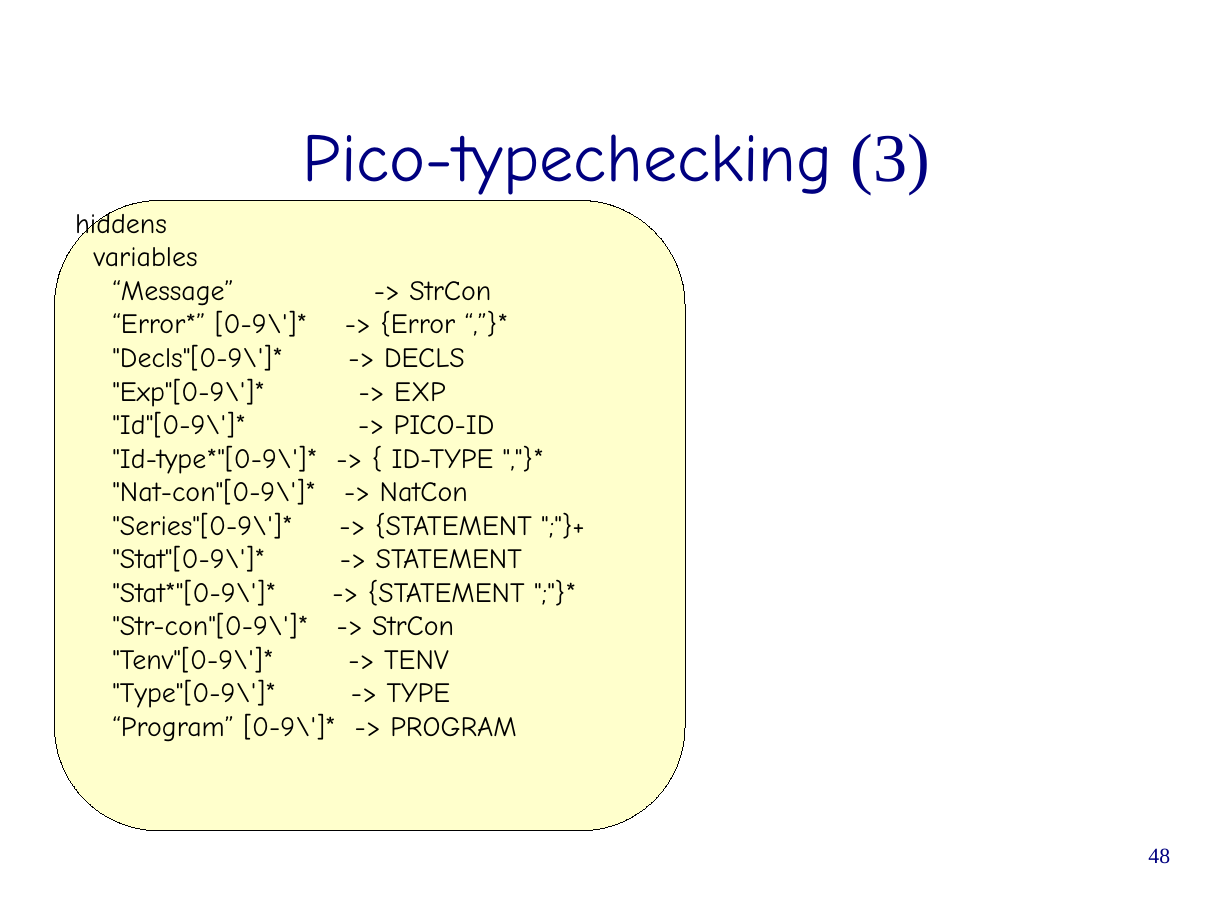
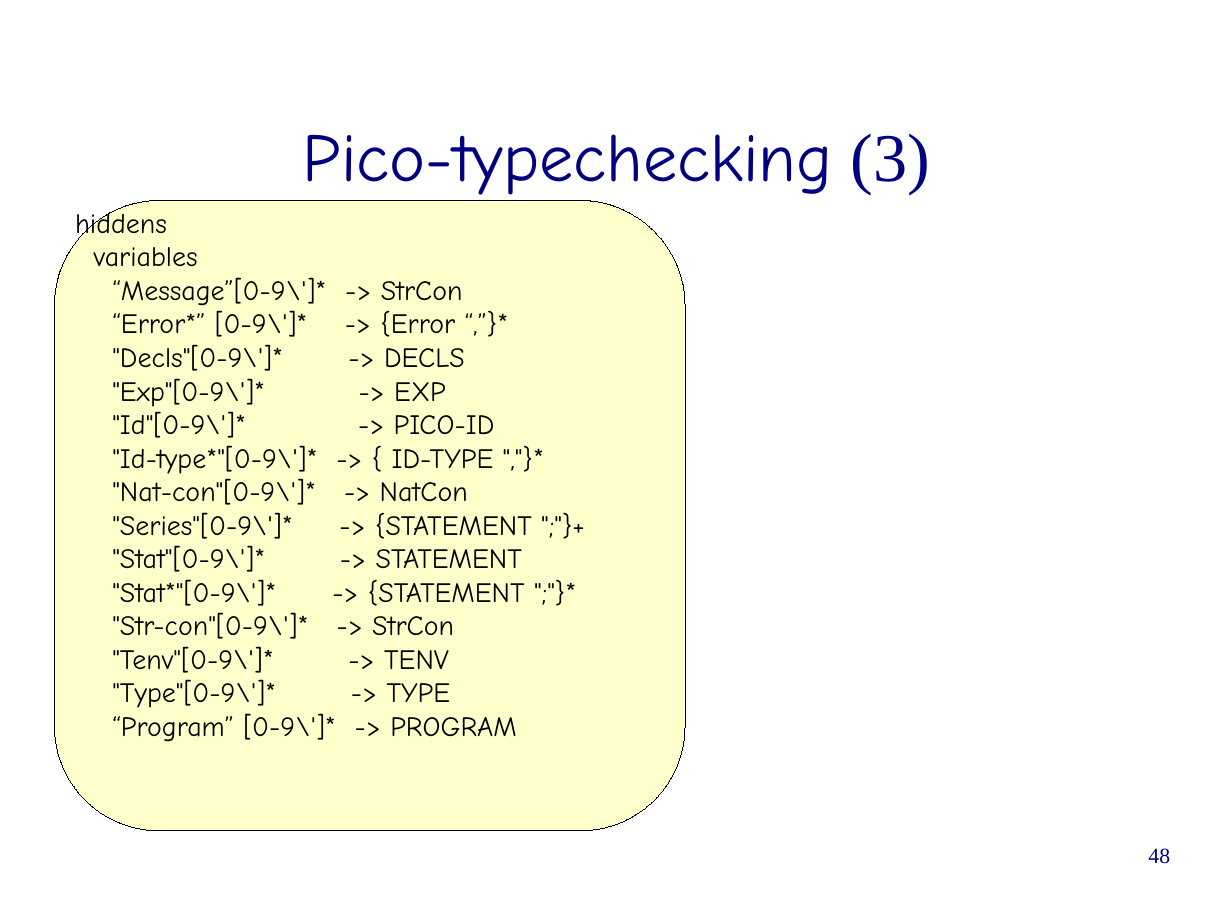
Before and after one commit to cwi-swat/meta-environment, a slide deck: slide 48 of meta-doc/extraction-transformation/6-asfsdf-intro/asfsdf-intro.odp. Drawn at 1232x924 pixels with LibreOffice and Linux fonts; fonts in the diff are those of the drawing; background and template pictures are left out. Boxes give left, top, right and bottom in pixels: in the first picture for what was removed or moved away, otherwise in the second. Text is boxed around its words. In the diff, an @@ line names an element or a change of style, - is before the commit and + after.

Commit message:
Fixed a number of typos and added slides on list matching and lexical constructor functions.

```diff
--- a/meta-doc/extraction-transformation/6-asfsdf-intro/asfsdf-intro.odp
+++ b/meta-doc/extraction-transformation/6-asfsdf-intro/asfsdf-intro.odp
@@ text at bbox=[112, 277, 463, 306]: text changed @@
-“Message” -> StrCon
+“Message”[0-9\']* -> StrCon
```
Also in this commit, not shown: 9 other slides changed, 8 slides added.
